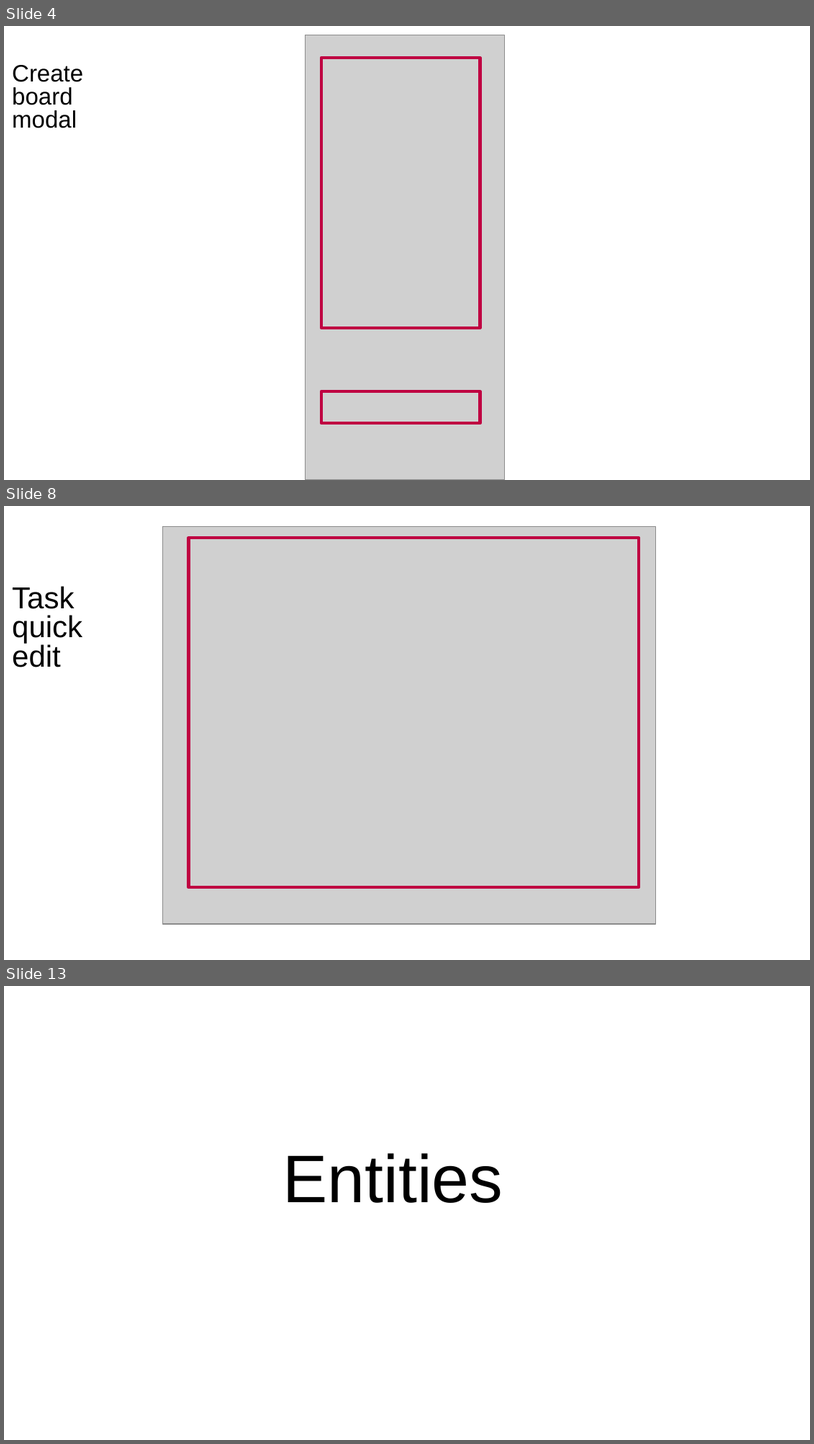
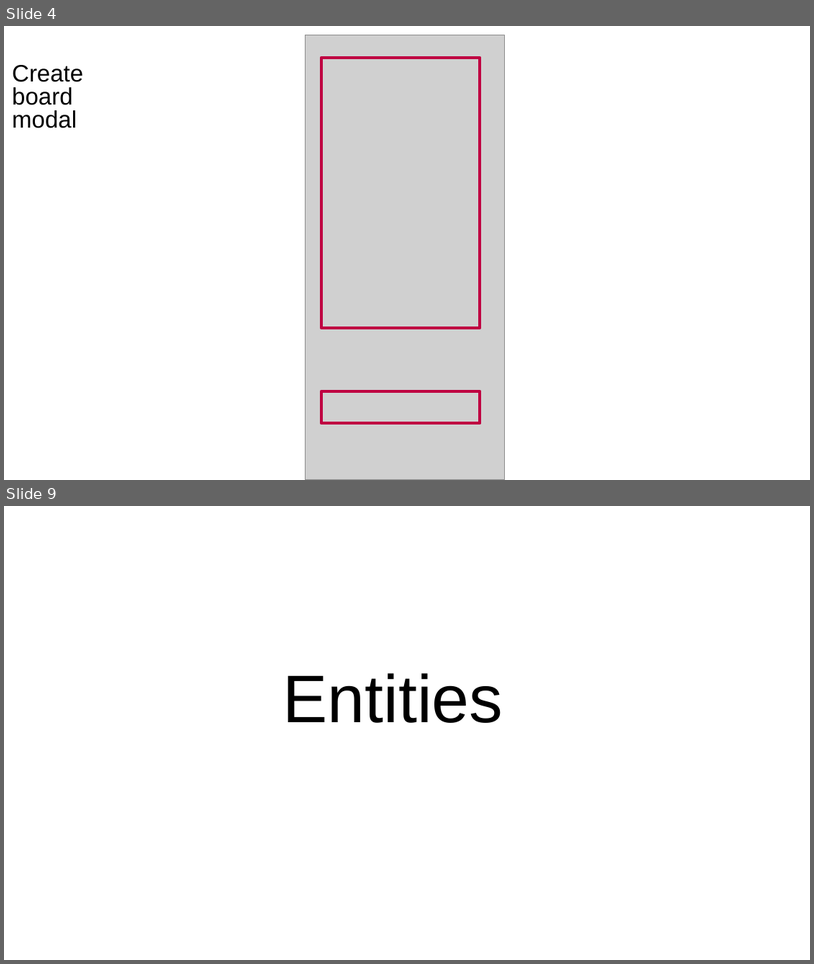
Before and after one commit to irisor/Iristaram, a slide deck: Documents/מצגת אפיון.pptx. Shown one above the other, each under a label of ours: slides 4, 8 and 13 before the commit, slides 4 and 9 after it; the slides between them are not shown. The pictures are 814x1444 and 814x964 pixels, drawn with LibreOffice and Linux fonts; fonts in the diff are those of the drawing; grey boxes stand for pictures. Boxes give left, top, right and bottom in pixels: in the first picture for what was removed or moved away, otherwise in the second. Text is boxed around its words. In the diff, an @@ line names an element or a change of style, - is before the commit and + after.

```diff
--- a/Documents/מצגת אפיון.pptx
+++ b/Documents/מצגת אפיון.pptx
@@ slide 8 removed at [4,506,810,960], background #FFFFFF @@
@@ picture removed at [163,526,656,924] @@
@@ rectangle removed at [188,538,638,887] @@
@@ title removed at [12,586,82,667] @@
-Task quick edit
@@ what was slide 13 is now slide 9 @@
```
Also in this commit, not shown: 8 slides changed, 3 other slides removed.
